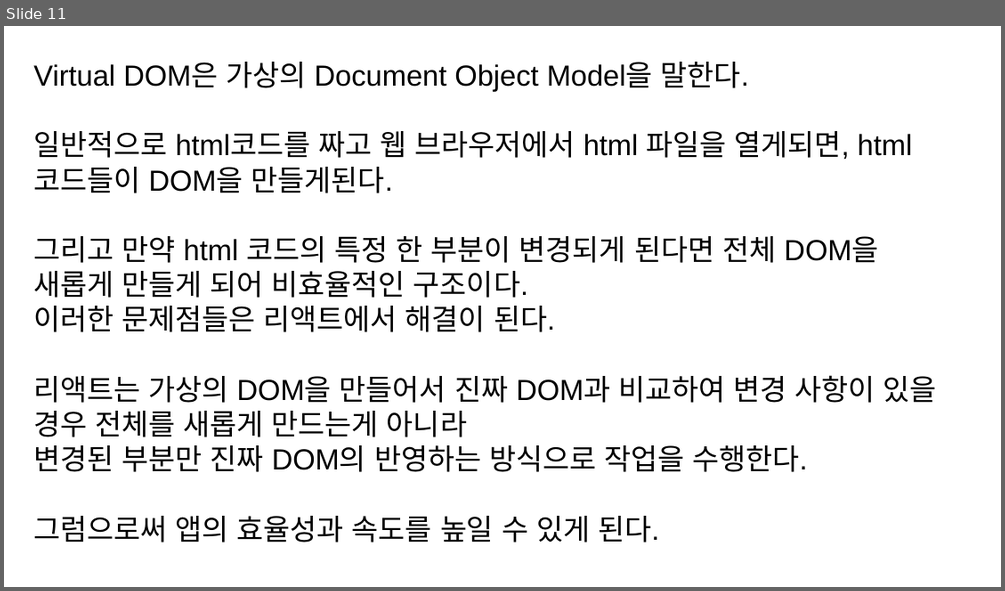
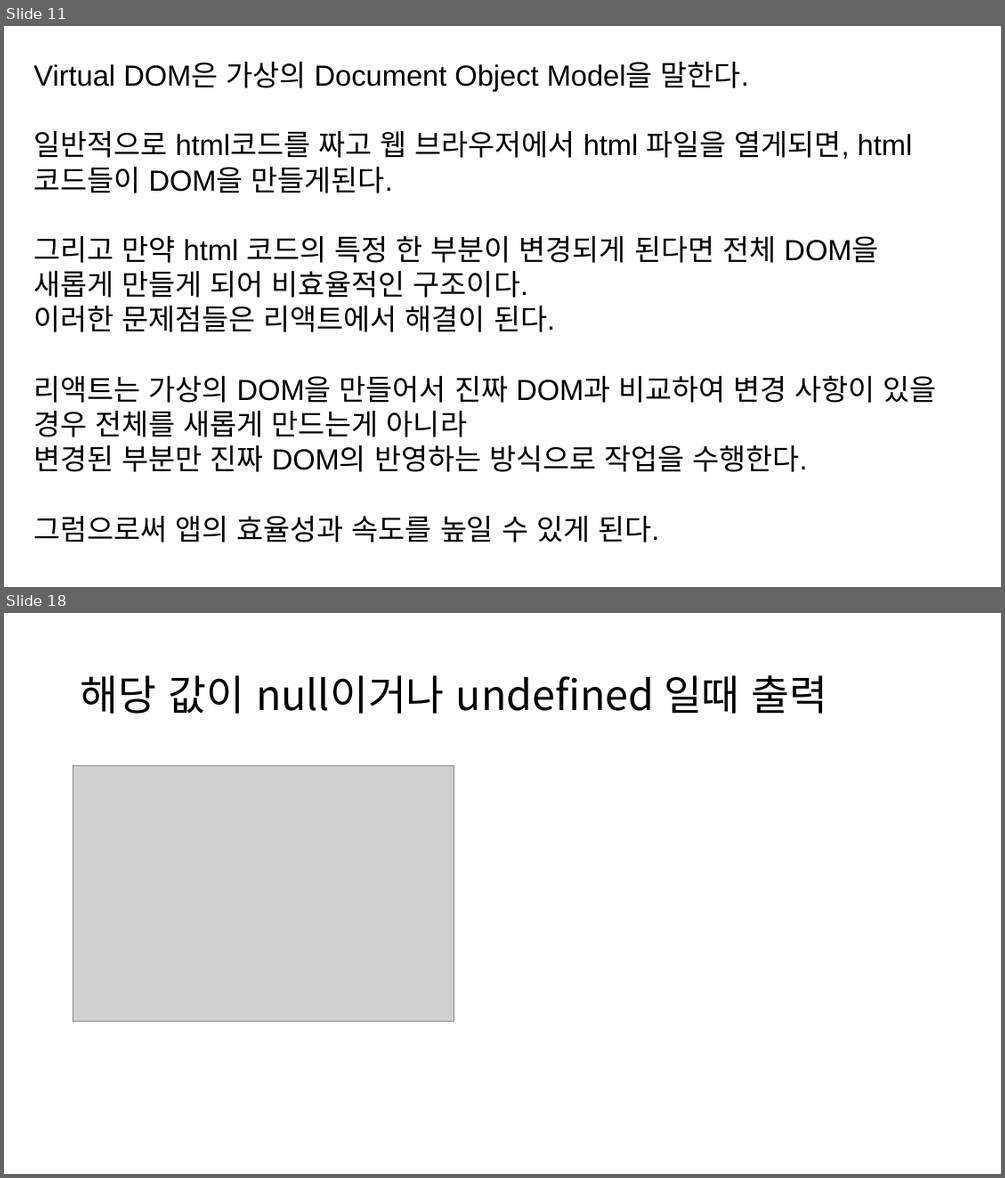
Before and after one commit to ParkNohYul1/study, a slide deck: 리액트/리액트란 무엇인가.pptx. Shown one above the other, each under a label of ours: slide 11 before the commit, slides 11 and 18 after it; the slides between them are not shown. The pictures are 1005x591 and 1005x1178 pixels, drawn with LibreOffice and Linux fonts; fonts in the diff are those of the drawing; grey boxes stand for pictures. Boxes give left, top, right and bottom in pixels: in the first picture for what was removed or moved away, otherwise in the second. Text is boxed around its words. In the diff, an @@ line names an element or a change of style, - is before the commit and + after.

```diff
--- a/리액트/리액트란 무엇인가.pptx
+++ b/리액트/리액트란 무엇인가.pptx
@@ slide 18 added at (4, 613, 1001, 1174), background #FFFFFF @@
@@ title added at (80, 675, 828, 714), 40 pt, text #000000 @@
+해당 값이 null이거나 undefined 일때 출력
@@ picture added at (73, 765, 454, 1022) @@
```
Also in this commit, not shown: 2 slides changed, 6 other slides added.
